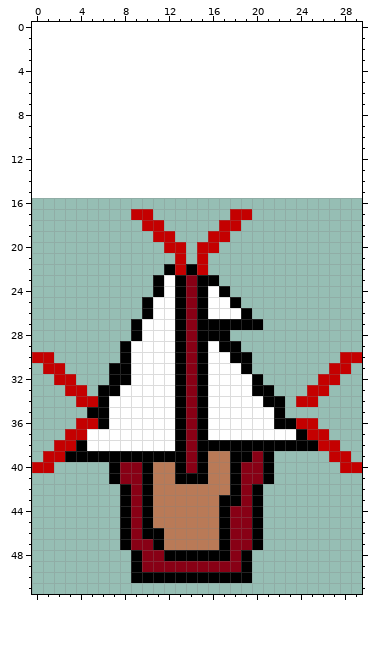
Edited in one commit: pixel-art sprite (images/frigate_f.png). Above: the version before the commit.
The file is 31x36 pixels. Colours within 5 levels of each other are drawn and written as one. The old version is drawn lined up with the new one, on the new canvas.
And afterwards:
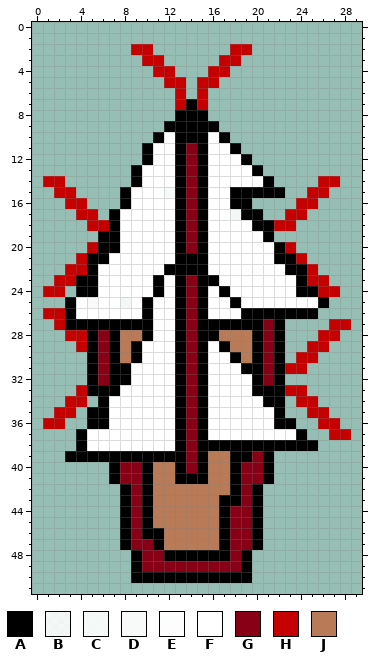
Palette (. is transparent): A #000000  B #ffffffe1  C #ffffffe7  D #ffffffed  E #fffffff9  F #ffffff  G #880015  H #c40000  J #b97a57
Changes in this commit:
canvas 31x36 -> 30x52, the old top-left corner now at 0,16 (the part of the old canvas that was cut away was empty and is not shown)
Changed rows in their new state; - is an unchanged pixel.
first column x 0:
 2 ---------HH-------HH----------
 3 ----------HH-----HH-----------
 4 -----------HH---HH------------
 5 ------------HH-HH-------------
 6 -------------H-H--------------
 7 -------------HAH--------------
 8 -------------AAA--------------
 9 ------------AAAAA-------------
10 -----------AFAAAFA------------
11 ----------AFFAGAFFA-----------
12 ----------AFFAGAFFFA----------
13 ---------AFFFAGAFFFFA---------
14 -HH------AFFFAGAFFFFFA----HH--
15 --HH----AFFFCAGAFFAAAAA--HH---
16 ---HH---AFFFFAGAFFAA----HH----
17 ----HH-AFFFFFAGAFFBAA--HH-----
18 -----HHAFFFFFAGAFFFFAAHH------
19 ------AAFFFFFAGAFFFFFA--------
20 -----HAAFFFFFAGAFFFFFFAH------
21 ----HAAFFFFFFAAAFFFFFFAAH-----
22 ---HHAFFFFFF-A-AFFFFEFFAAH----
23 --HHAAFFFFF------FFFFFFFAHH---
24 -HH-AAFFFFF-------FFFFFFAAHH--
25 ---AFDFFBF---------FFFFFFFA---
26 -HHAFFFFFF----------AAAAAA----
27 --HAAAAAA-A----------GA----HH-
28 ---HHAGAJJA------JJJAGA---HH--
29 ----HAGAJA--------JJAGA--HH---
30 ..---AGAJA---------JAGA-HH--..
31 -..--AG-------------AGAHH--..-
32 --..-AG--------------GA---..--
33 ---.-A----------------AHH..---
34 ---H-.------------------------
35 --HH---------------------HH---
36 -HH-.A------------------..HH--
37 ---.A--------------------..HH-
38 --..----------------------..--
39 -..------------------------..-
40 ..--------------------------..
Boxes around the changes in both pictures, in picture pixels (x1, y1, x2, y2):
changed: (32, 44, 362, 473)
